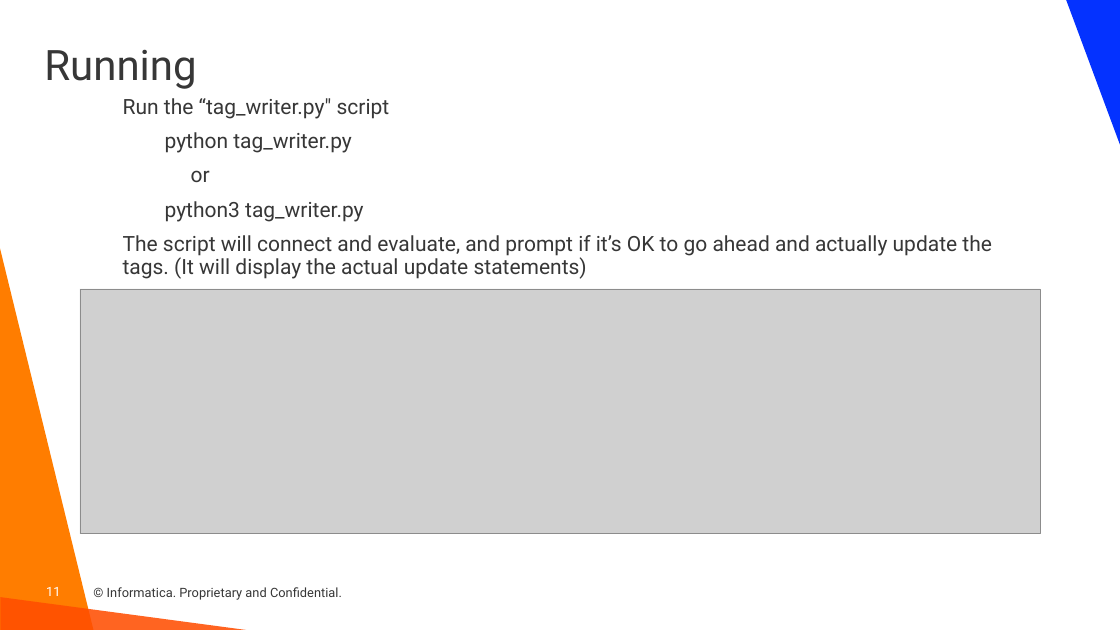
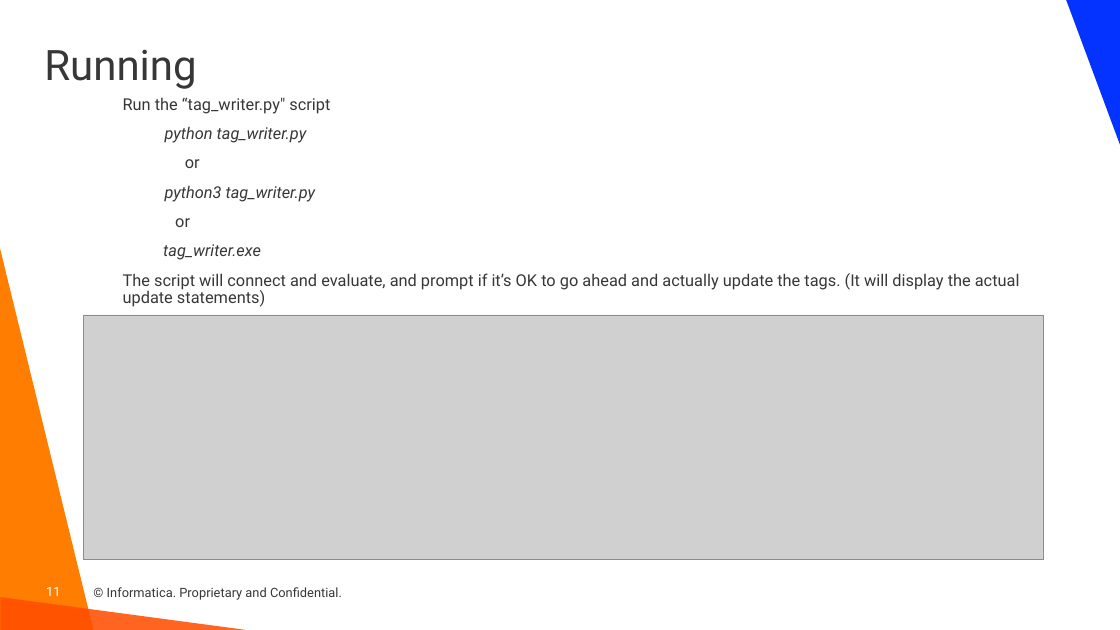
Before and after one commit to haystraw/Informatica_Databricks_Tag_Writer, a slide deck: slide 11 of CDGC Databricks Tag Writer.pptx. Drawn at 1120x630 pixels with LibreOffice and Linux fonts; fonts in the diff are those of the drawing; grey boxes stand for pictures; background and template pictures are left out. Boxes give left, top, right and bottom in pixels: in the first picture for what was removed or moved away, otherwise in the second. Text is boxed around its words. In the diff, an @@ line names an element or a change of style, - is before the commit and + after.

```diff
--- a/CDGC Databricks Tag Writer.pptx
+++ b/CDGC Databricks Tag Writer.pptx
@@ text at bbox=[123, 97, 1020, 307]: size 18 to 14 pt; italic on in "python tag_writer.py", "python3 tag_writer.py" @@
@@ text at bbox=[163, 218, 261, 260]: paragraphs added @@
+or
+tag_writer.exe
@@ picture: place and size @@
-picture at bbox=[80, 289, 1040, 534]
+picture at bbox=[83, 315, 1044, 560]
```
Also in this commit, not shown: 5 other slides changed, 11 slides added, 7 other files.
